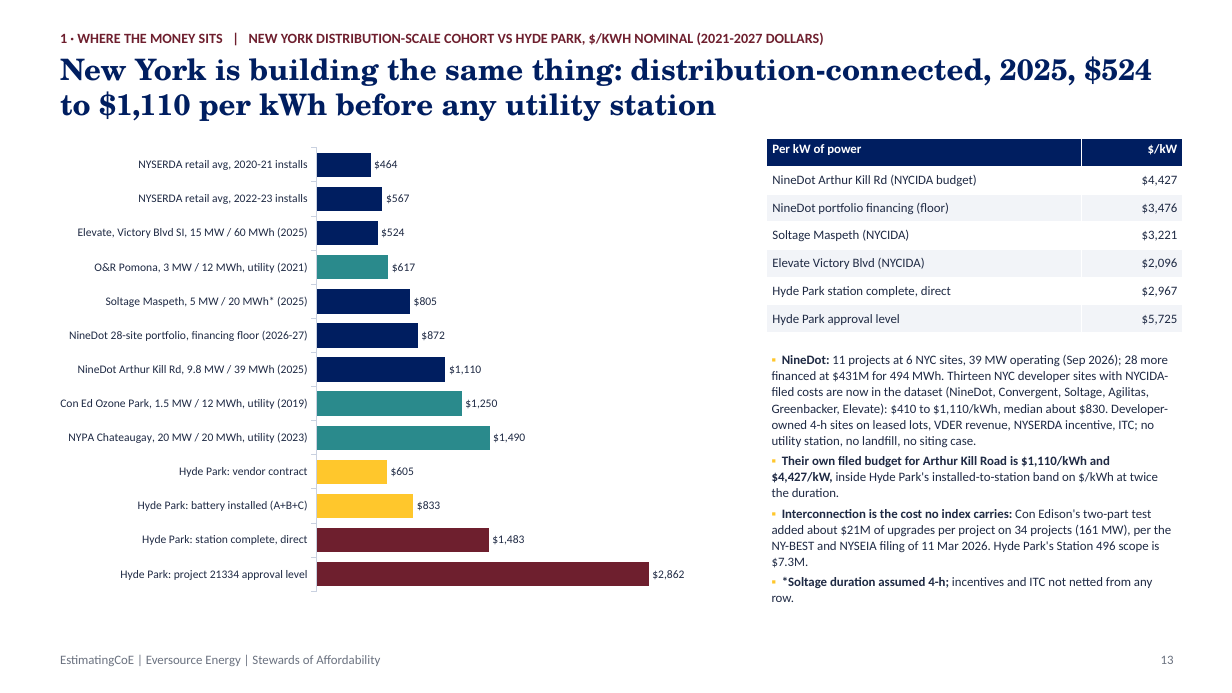
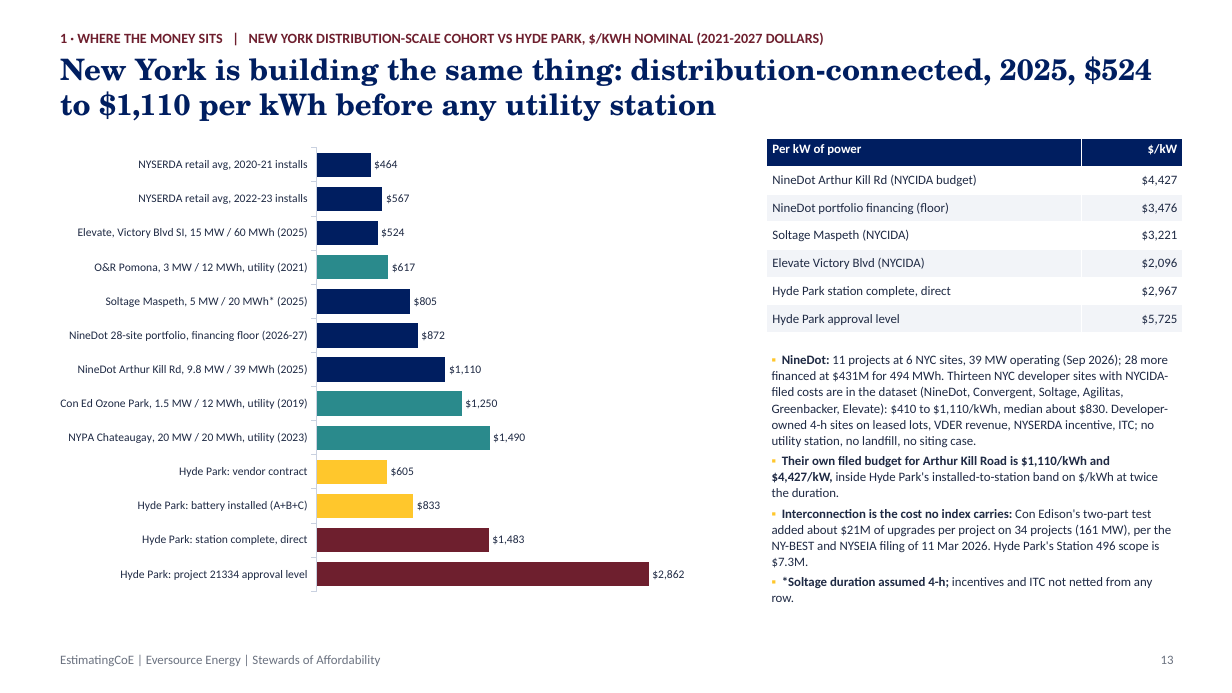
Before and after one commit to gbassaragh/BESS, a slide deck: slide 13 of Hyde Park BESS/6) Cost Analysis Deliverables/Hyde Park BESS - Cost Analysis Deck.pptx. Drawn at 1232x693 pixels with LibreOffice and Linux fonts; fonts in the diff are those of the drawing. Boxes give left, top, right and bottom in pixels: in the first picture for what was removed or moved away, otherwise in the second. Text is boxed around its words. In the diff, an @@ line names an element or a change of style, - is before the commit and + after.

```diff
--- a/Hyde Park BESS/6) Cost Analysis Deliverables/Hyde Park BESS - Cost Analysis Deck.pptx
+++ b/Hyde Park BESS/6) Cost Analysis Deliverables/Hyde Park BESS - Cost Analysis Deck.pptx
@@ text at [772, 355, 1168, 447]: text changed @@
-▪ NineDot: 11 projects at 6 NYC sites, 39 MW operating (Sep 2026); 28 more financed at $431M for 494 MWh. Thirteen NYC developer sites with NYCIDA-filed costs are now in the dataset (NineDot, Convergent, Soltage, Agilitas, Greenbacker, Elevate): $410 to $1,110/kWh, median about $830. Developer-owned 4-h sites on leased lots, VDER revenue, NYSERDA incentive, ITC; no utility station, no landfill, no siting case.
+▪ NineDot: 11 projects at 6 NYC sites, 39 MW operating (Sep 2026); 28 more financed at $431M for 494 MWh. Thirteen NYC developer sites with NYCIDA-filed costs are in the dataset (NineDot, Convergent, Soltage, Agilitas, Greenbacker, Elevate): $410 to $1,110/kWh, median about $830. Developer-owned 4-h sites on leased lots, VDER revenue, NYSERDA incentive, ITC; no utility station, no landfill, no siting case.
```
Also in this commit, not shown: 4 other slides changed, 25 other files.
